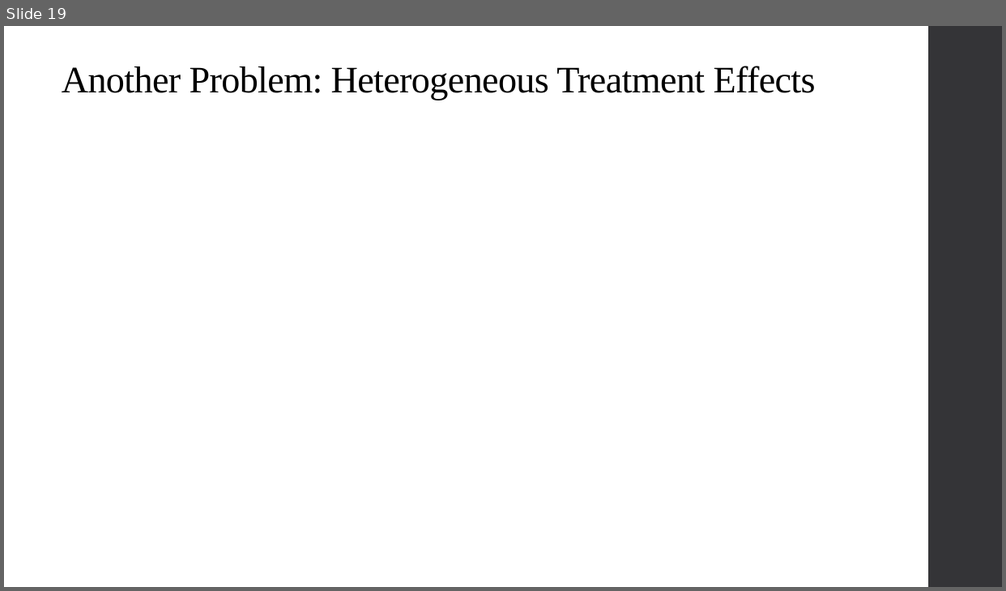
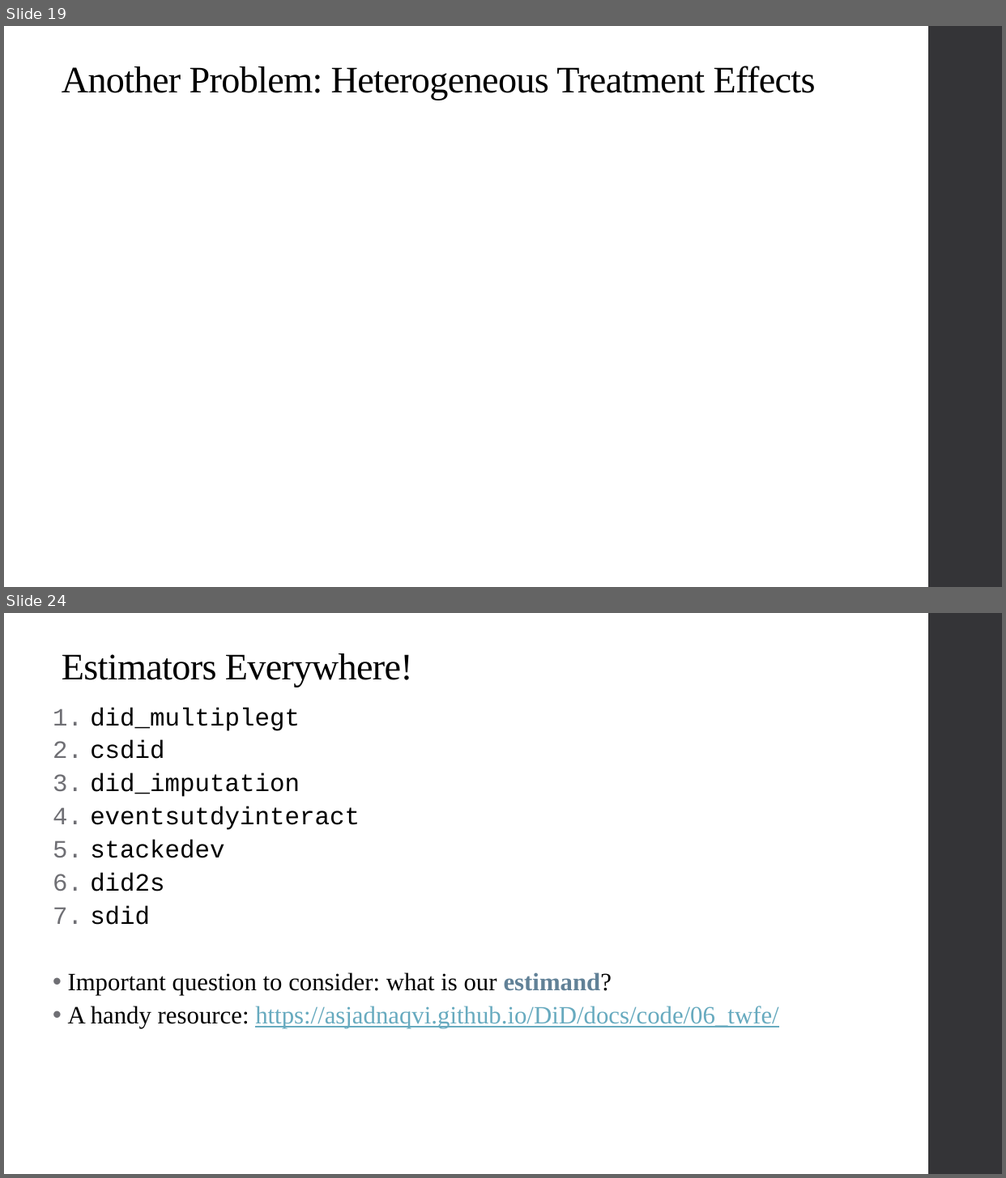
Before and after one commit to qiufei/fork-HAD5744, a slide deck: Lecture11_StaggeredAdoption/Lecture11_StaggeredAdoption_2022F.pptx. Shown one above the other, each under a label of ours: slide 19 before the commit, slides 19 and 24 after it; the slides between them are not shown. The pictures are 1006x591 and 1006x1178 pixels, drawn with LibreOffice and Linux fonts; fonts in the diff are those of the drawing; grey boxes stand for pictures. Boxes give left, top, right and bottom in pixels: in the first picture for what was removed or moved away, otherwise in the second. Text is boxed around its words. In the diff, an @@ line names an element or a change of style, - is before the commit and + after.

```diff
--- a/Lecture11_StaggeredAdoption/Lecture11_StaggeredAdoption_2022F.pptx
+++ b/Lecture11_StaggeredAdoption/Lecture11_StaggeredAdoption_2022F.pptx
@@ slide 24 added at [4, 613, 1002, 1174], background #FFFFFF; not listed: 1 template element that a slide beside it also shows @@
@@ title added at [62, 653, 413, 687], 36 pt, text #000000 @@
+Estimators Everywhere!
@@ text added at [68, 707, 778, 1029], 24 pt, text #000000 @@
+  1. did_multiplegt
+  2. csdid
+  3. did_imputation
+  4. eventsutdyinteract
+  5. stackedev
+  6. did2s
+  7. sdid
+  • Important question to consider: what is our estimand?
+  • A handy resource: https://asjadnaqvi.github.io/DiD/docs/code/06_twfe/
```
Also in this commit, not shown: 6 slides changed, 17 other slides added, 1 slide removed, 23 other files.
